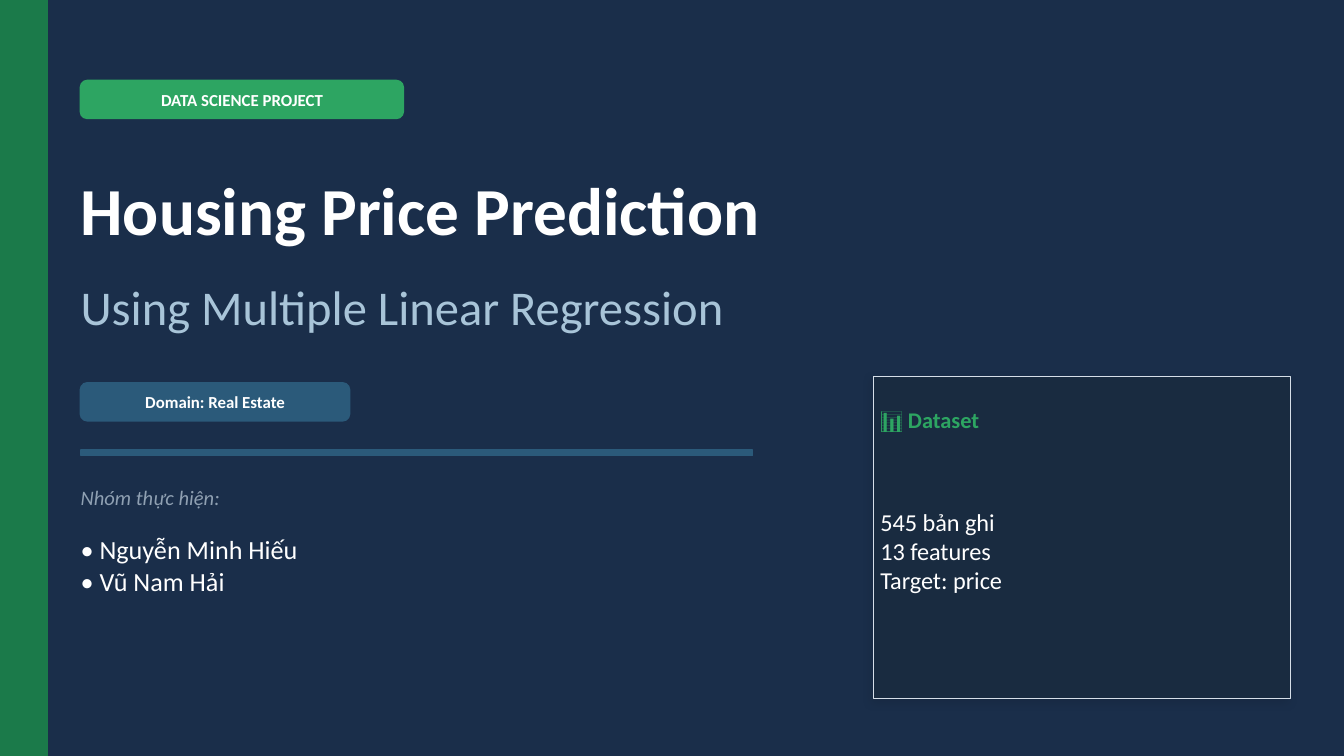
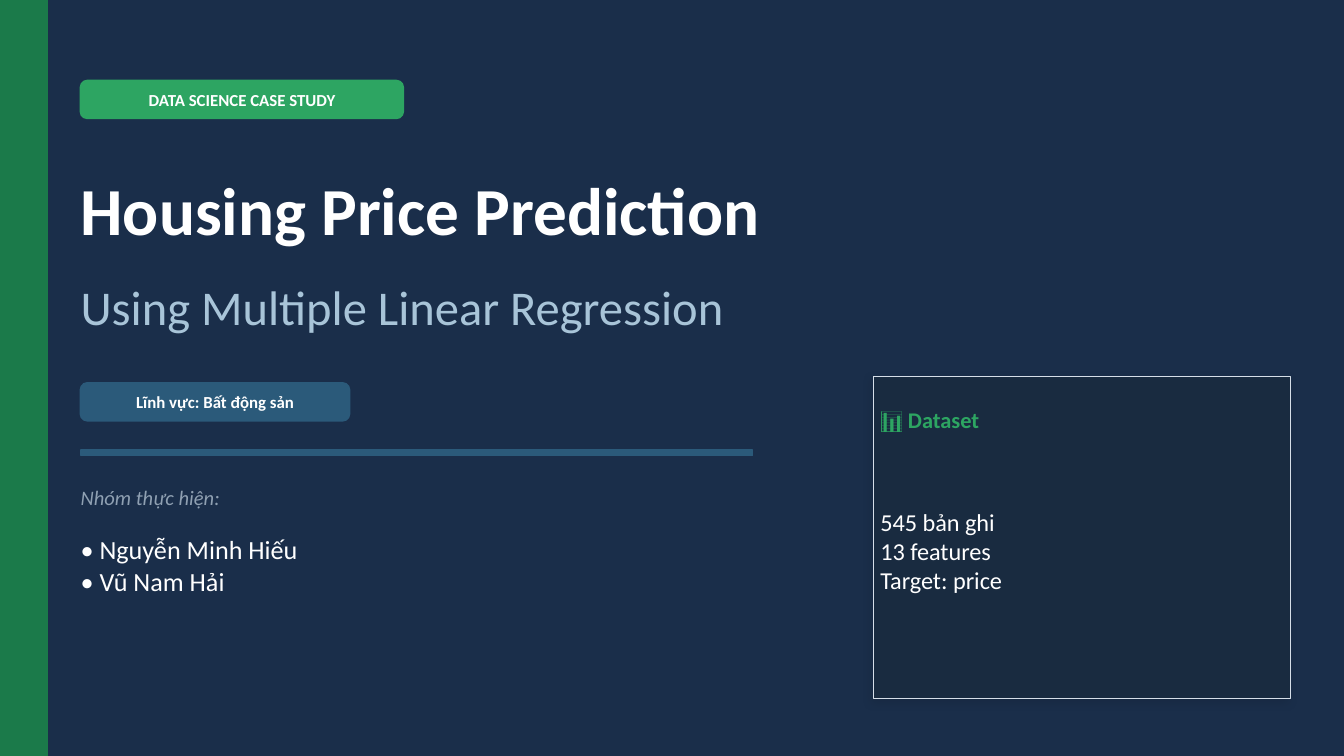
Before and after one commit to minhhiunee/housing_price_prediction, a slide deck: slide 1 of reports/slides/HousingPricePrediction.pptx. Drawn at 1344x756 pixels with LibreOffice and Linux fonts; fonts in the diff are those of the drawing. Boxes give left, top, right and bottom in pixels: in the first picture for what was removed or moved away, otherwise in the second. Text is boxed around its words. In the diff, an @@ line names an element or a change of style, - is before the commit and + after.

```diff
--- a/reports/slides/HousingPricePrediction.pptx
+++ b/reports/slides/HousingPricePrediction.pptx
@@ text at (149, 95, 335, 106): text changed @@
-DATA SCIENCE PROJECT
+DATA SCIENCE CASE STUDY
@@ text at (136, 395, 294, 411): text changed @@
-Domain: Real Estate
+Lĩnh vực: Bất động sản
```
Also in this commit, not shown: 7 other slides changed, 1 other file.
